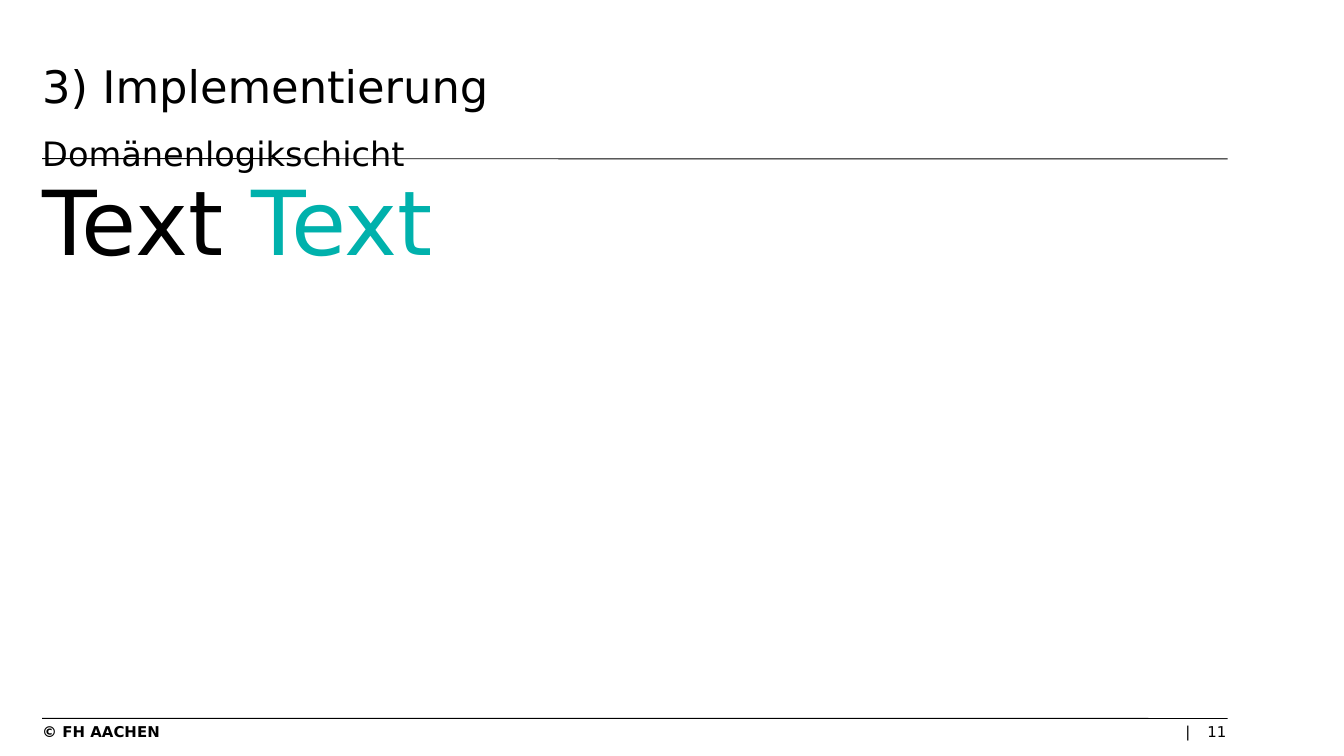
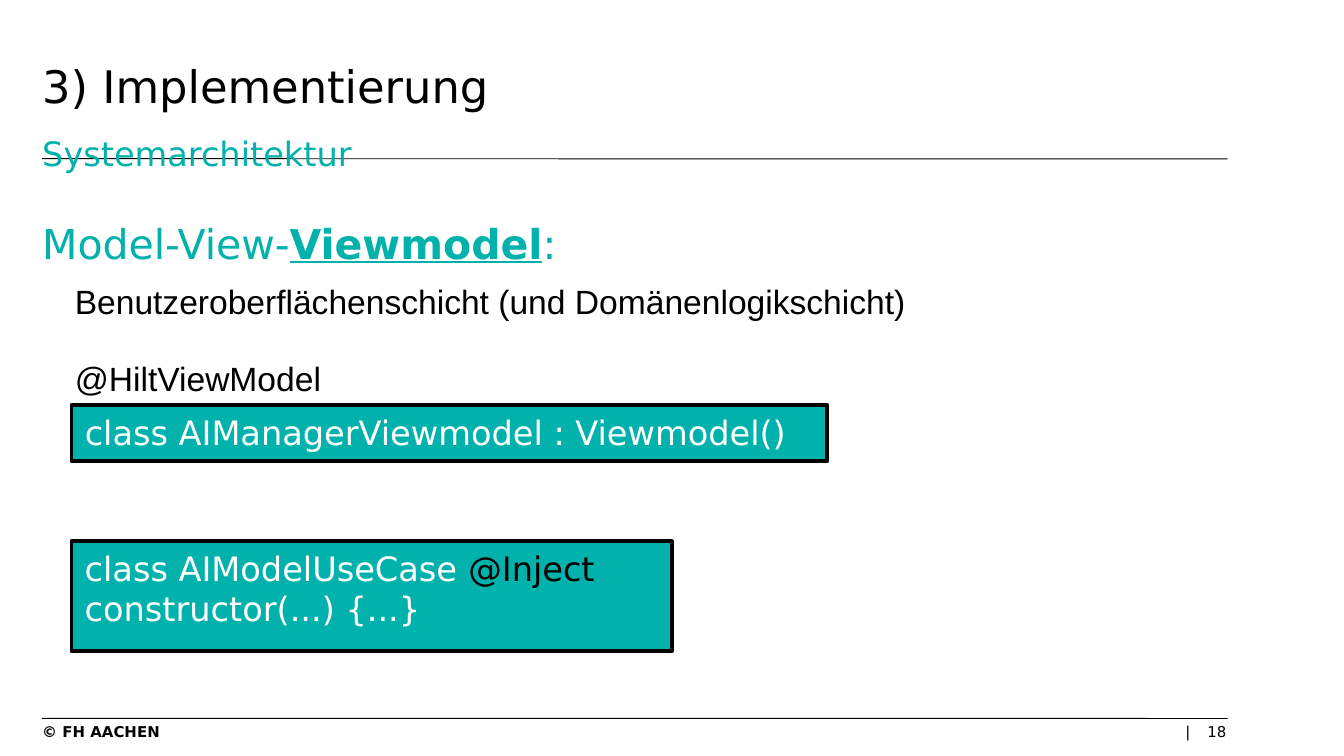
Before and after one commit to levithas/Bachelorprojekt, a slide deck: slide 18 of Dokumentation/Präsentation.pptx (slide 11 before the commit). Drawn at 1344x756 pixels with LibreOffice and Linux fonts; fonts in the diff are those of the drawing; background and template pictures are left out. Boxes give left, top, right and bottom in pixels: in the first picture for what was removed or moved away, otherwise in the second. Text is boxed around its words. In the diff, an @@ line names an element or a change of style, - is before the commit and + after.

Commit message:
Update Presentation

```diff
--- a/Dokumentation/Präsentation.pptx
+++ b/Dokumentation/Präsentation.pptx
@@ title at (x1=42, y1=69, x2=488, y2=173): text changed; size 18 to 24 pt @@
-3) Implementierung
-Domänenlogikschicht
+3) Implementierung
+Systemarchitektur
@@ text removed at (x1=42, y1=189, x2=433, y2=257) @@
-Text Text
@@ text added at (x1=42, y1=227, x2=556, y2=263), 22 pt, text #00B1AC @@
+Model-View-Viewmodel:
@@ text added at (x1=75, y1=289, x2=905, y2=320), 18 pt, text #000000 @@
+Benutzeroberflächenschicht (und Domänenlogikschicht)
@@ text added at (x1=75, y1=366, x2=321, y2=396), 18 pt, text #000000 @@
+@HiltViewModel
@@ rectangle added at (x1=71, y1=405, x2=827, y2=461), fill #00B1AC, outline #000000 2 pt, 18 pt, text #FFFFFF @@
+class AIManagerViewmodel : Viewmodel()
@@ rectangle added at (x1=71, y1=542, x2=672, y2=652), fill #00B1AC, outline #000000 2 pt, 18 pt, text #FFFFFF @@
+class AIModelUseCase @Inject constructor(...) {...}
@@ page number at (x1=1207, y1=726, x2=1226, y2=738): text changed @@
-11
+18
```
Also in this commit, not shown: 15 other slides changed, 16 slides added, 5 slides removed, 4 other files.
